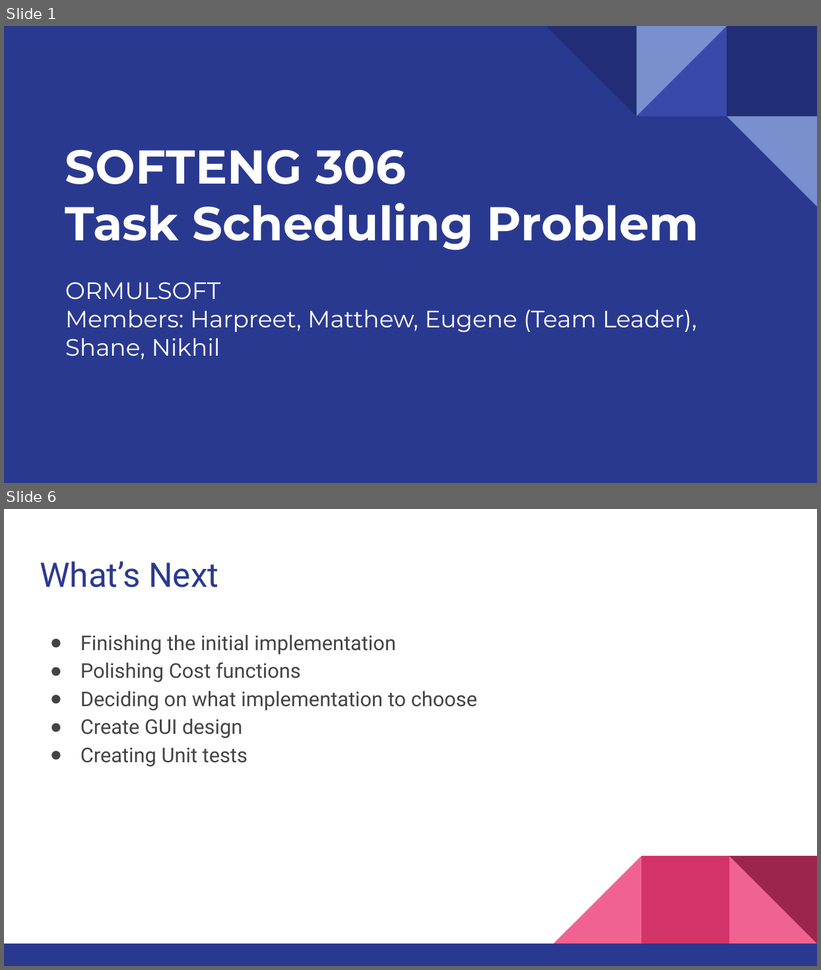
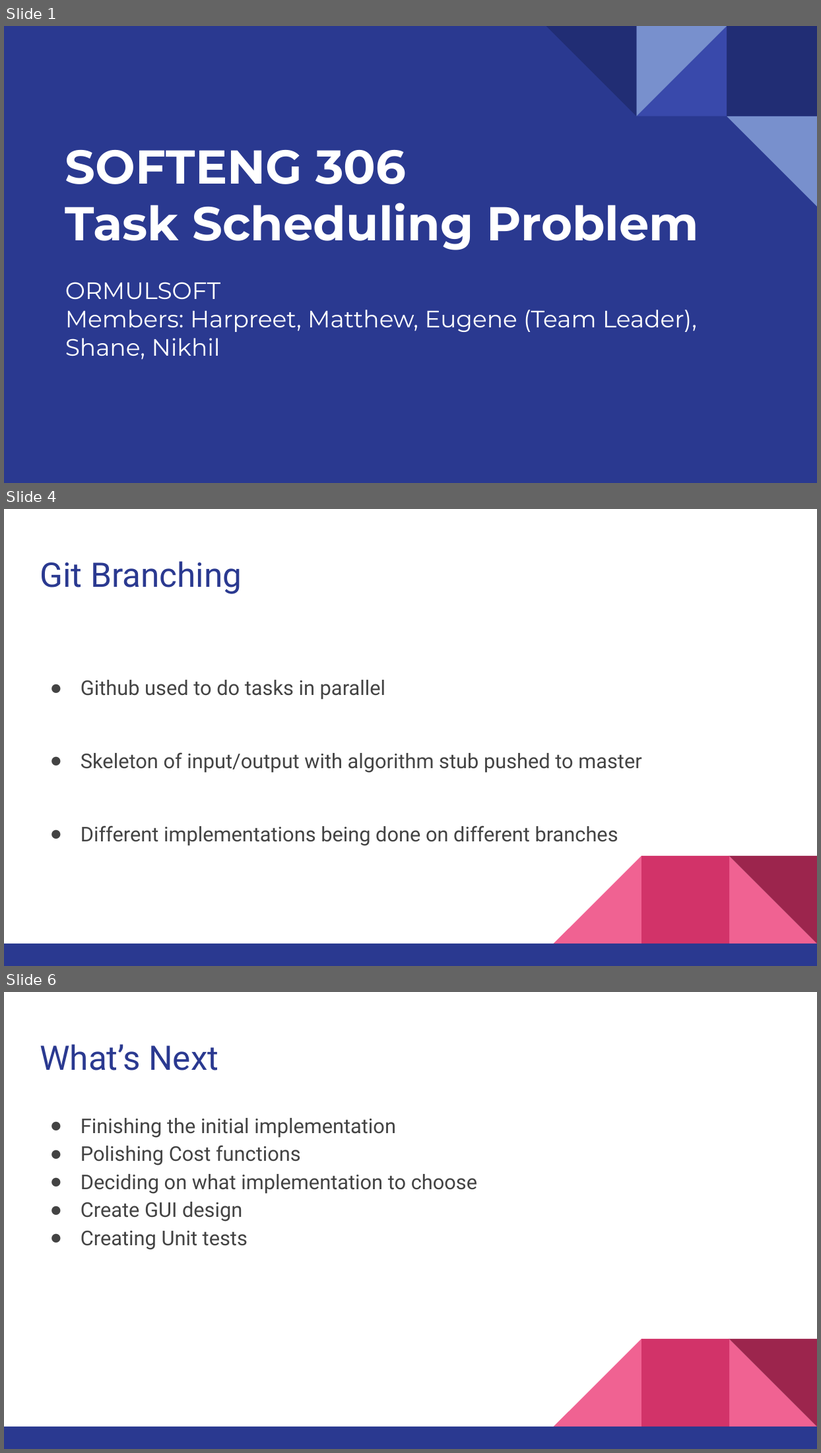
Before and after one commit to Ormulsoft/Task-Scheduler, a slide deck: Plan/Plan Presentation 2.pptx. Shown one above the other, each under a label of ours: slides 1 and 6 before the commit, slides 1, 4 and 6 after it; the slides between them are not shown. The pictures are 821x970 and 821x1453 pixels, drawn with LibreOffice and Linux fonts; fonts in the diff are those of the drawing. Boxes give left, top, right and bottom in pixels: in the first picture for what was removed or moved away, otherwise in the second. Text is boxed around its words. In the diff, an @@ line names an element or a change of style, - is before the commit and + after.

```diff
--- a/Plan/Plan Presentation 2.pptx
+++ b/Plan/Plan Presentation 2.pptx
@@ slide 4 added at bbox=[4, 509, 817, 966], background #FFFFFF; not listed: 5 template elements that a slide beside it also shows @@
@@ title added at bbox=[40, 561, 242, 594], 30 pt, text #2A3990 @@
+Git Branching
@@ text added at bbox=[81, 680, 642, 846], 18 pt, text #434343 @@
+● Github used to do tasks in parallel
+● Skeleton of input/output with algorithm stub pushed to master
+● Different implementations being done on different branches
```
Also in this commit, not shown: 2 slides changed, 1 other slide added, 6 slides removed.
